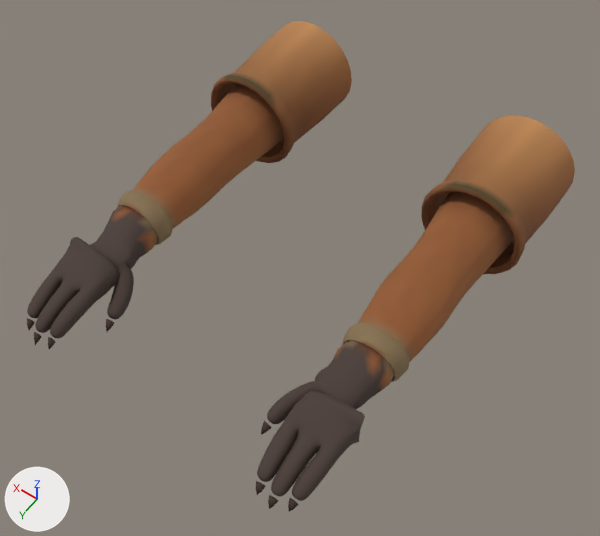
Renders of the glTF model public/models/fp/fp-arms.glb from each side of a commit.
One viewpoint serves both versions: a 50 mm lens placed at (-0.455, 0.925, 0.916), pointed at (-0.027, 0.326, -0.026). Arrows for +X, +Y and +Z are at lower left; the lights stay in place. The first picture is the older version.

Script lines for the objects in view, before the commit:
```python
me_arm_l = bpy.data.meshes.new('arm_L')
me_arm_l.from_pydata(...)  # 2175 vertices, 4216 faces; spans x -0.281..-0.119, y -0.03..0.632, z -0.08..0.086
me_arm_l.materials.append(mat_fp_arms)
me_arm_r = bpy.data.meshes.new('arm_R')
me_arm_r.from_pydata(...)  # 2175 vertices, 4216 faces; spans x 0.119..0.281, y -0.03..0.632, z -0.08..0.086
me_arm_r.materials.append(mat_fp_arms)
ob_arm_l = bpy.data.objects.new('arm_L', me_arm_l)
ob_arm_l.location = (0.0, 0.0, 0.0)
ob_arm_r = bpy.data.objects.new('arm_R', me_arm_r)
ob_arm_r.location = (0.0, 0.0, 0.0)
```
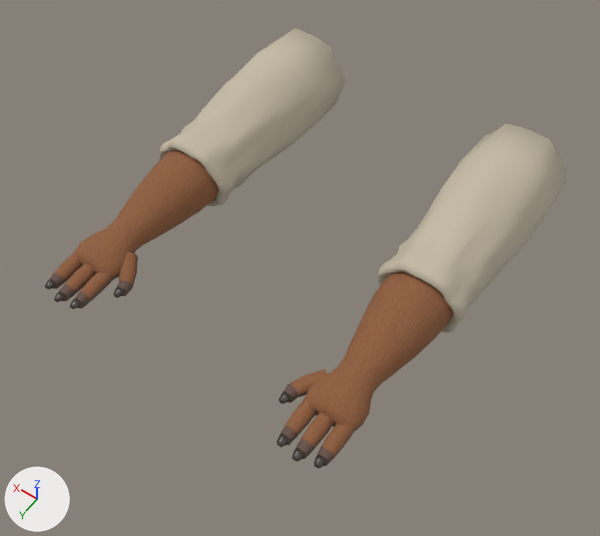
Pixel boxes [x1, y1, x2, y2] of what changed, in the pictures (600 x 536 px):
'arm_L', reshaped, recoloured (9% narrower, 13% shorter)
    before: [256, 115, 575, 511]
    after: [277, 124, 567, 468]
'arm_R', reshaped, recoloured (8% narrower, 14% shorter)
    before: [27, 21, 352, 349]
    after: [45, 28, 345, 309]
part 1 of me_arm_r, rebuilt
    before: [27, 84, 284, 338]
    after: [74, 150, 219, 280]
part 2 of me_arm_r, rebuilt (32% wider, 25% taller)
    before: [211, 21, 352, 163]
    after: [159, 28, 345, 206]
part 3 of me_arm_r, deleted
    before: [48, 337, 56, 349]
part 4 of me_arm_r, deleted
    before: [27, 318, 35, 330]
part 5 of me_arm_r, deleted
    before: [34, 332, 42, 345]
part 6 of me_arm_r, deleted
    before: [106, 319, 114, 332]
part 7 of me_arm_r, cut back
    before: [117, 190, 173, 245]
    after: [45, 174, 198, 309]
part 8 of me_arm_l, rebuilt
    before: [257, 192, 514, 501]
    after: [304, 272, 453, 431]
part 9 of me_arm_l, rebuilt (23% wider, 31% taller)
    before: [421, 115, 575, 274]
    after: [378, 124, 567, 333]
part 10 of me_arm_l, deleted
    before: [256, 481, 265, 495]
part 11 of me_arm_l, deleted
    before: [288, 498, 298, 511]
part 12 of me_arm_l, deleted
    before: [268, 495, 278, 509]
part 13 of me_arm_l, deleted
    before: [261, 421, 272, 435]
part 14 of me_arm_l, cut back
    before: [342, 323, 409, 382]
    after: [277, 296, 434, 468]

The change, as a list of edits to the scene's bpy script:
```text
Add mat_capybara_paw_surfaces:
    mat_capybara_paw_surfaces = bpy.data.materials.new('capybara_paw_surfaces')
    # uses the picture img_capybara_paw_surfaces_detail
    # uses the picture img_capybara_paw_surfaces_normal
    # uses the picture img_capybara_paw_surfaces_orm
Change me_arm_r:
    remove me_arm_r.from_pydata(...)  # 2175 vertices, 4216 faces; spans x 0.119..0.281, y -0.03..0.632, z -0.08..0.086
    remove me_arm_r.materials.append(mat_fp_arms)
    add me_arm_r.from_pydata(...)  # 2276 vertices, 3632 faces; spans x 0.126..0.275, y -0.02..0.579, z -0.077..0.076
    me_arm_r part 1: the loose piece of 1835 vertices spanning x 0.127..0.258, y 0.01..0.62, z -0.056..0.061 is rebuilt with 544 vertices and now spans x 0.139..0.261, y 0.0..0.513, z -0.063..0.063, in mat_capybara_paw_surfaces
    me_arm_r part 2: the loose piece of 192 vertices spanning x 0.119..0.281, y -0.03..0.153, z -0.08..0.086 is rebuilt with 384 vertices and now spans x 0.126..0.275, y -0.02..0.298, z -0.077..0.076, in mat_capybara_paw_surfaces
    me_arm_r part 3: the loose piece of 17 vertices spanning x 0.17..0.184, y 0.615..0.627, z -0.046..-0.028 is deleted
    me_arm_r part 4: the loose piece of 17 vertices spanning x 0.216..0.23, y 0.61..0.622, z -0.044..-0.026 is deleted
    me_arm_r part 5: the loose piece of 17 vertices spanning x 0.193..0.207, y 0.619..0.632, z -0.048..-0.029 is deleted
    me_arm_r part 6: the loose piece of 17 vertices spanning x 0.129..0.142, y 0.546..0.56, z -0.046..-0.03 is deleted
    me_arm_r part 7: 80 vertices removed from x 0.153..0.246, y 0.388..0.416, z -0.039..0.043; 1348 vertices added at x 0.133..0.25, y 0.331..0.579, z -0.042..0.04
    add me_arm_r.materials.append(mat_capybara_paw_surfaces)
Change me_arm_l:
    remove me_arm_l.from_pydata(...)  # 2175 vertices, 4216 faces; spans x -0.281..-0.119, y -0.03..0.632, z -0.08..0.086
    remove me_arm_l.materials.append(mat_fp_arms)
    add me_arm_l.from_pydata(...)  # 2276 vertices, 3632 faces; spans x -0.275..-0.126, y -0.02..0.579, z -0.077..0.076
    me_arm_l part 8: the loose piece of 1835 vertices spanning x -0.258..-0.127, y 0.01..0.62, z -0.056..0.061 is rebuilt with 544 vertices and now spans x -0.261..-0.139, y 0.0..0.513, z -0.063..0.063, in mat_capybara_paw_surfaces
    me_arm_l part 9: the loose piece of 192 vertices spanning x -0.281..-0.119, y -0.03..0.153, z -0.08..0.086 is rebuilt with 384 vertices and now spans x -0.275..-0.126, y -0.02..0.298, z -0.077..0.076, in mat_capybara_paw_surfaces
    me_arm_l part 10: the loose piece of 17 vertices spanning x -0.184..-0.17, y 0.615..0.627, z -0.046..-0.028 is deleted
    me_arm_l part 11: the loose piece of 17 vertices spanning x -0.23..-0.216, y 0.61..0.622, z -0.044..-0.026 is deleted
    me_arm_l part 12: the loose piece of 17 vertices spanning x -0.207..-0.193, y 0.619..0.632, z -0.048..-0.029 is deleted
    me_arm_l part 13: the loose piece of 17 vertices spanning x -0.142..-0.129, y 0.546..0.56, z -0.046..-0.03 is deleted
    me_arm_l part 14: 80 vertices removed from x -0.246..-0.153, y 0.388..0.416, z -0.039..0.043; 1348 vertices added at x -0.25..-0.133, y 0.331..0.579, z -0.042..0.04
    add me_arm_l.materials.append(mat_capybara_paw_surfaces)
```
